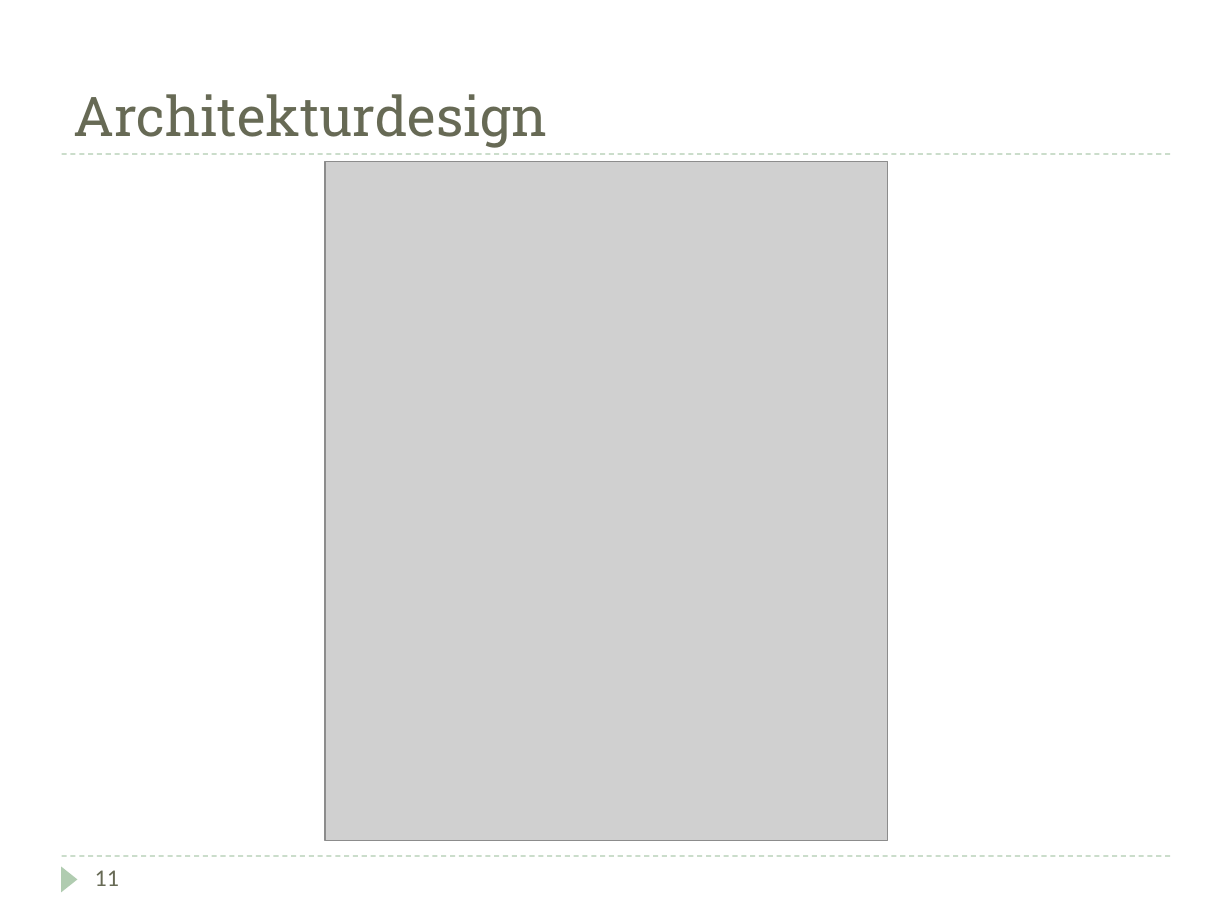
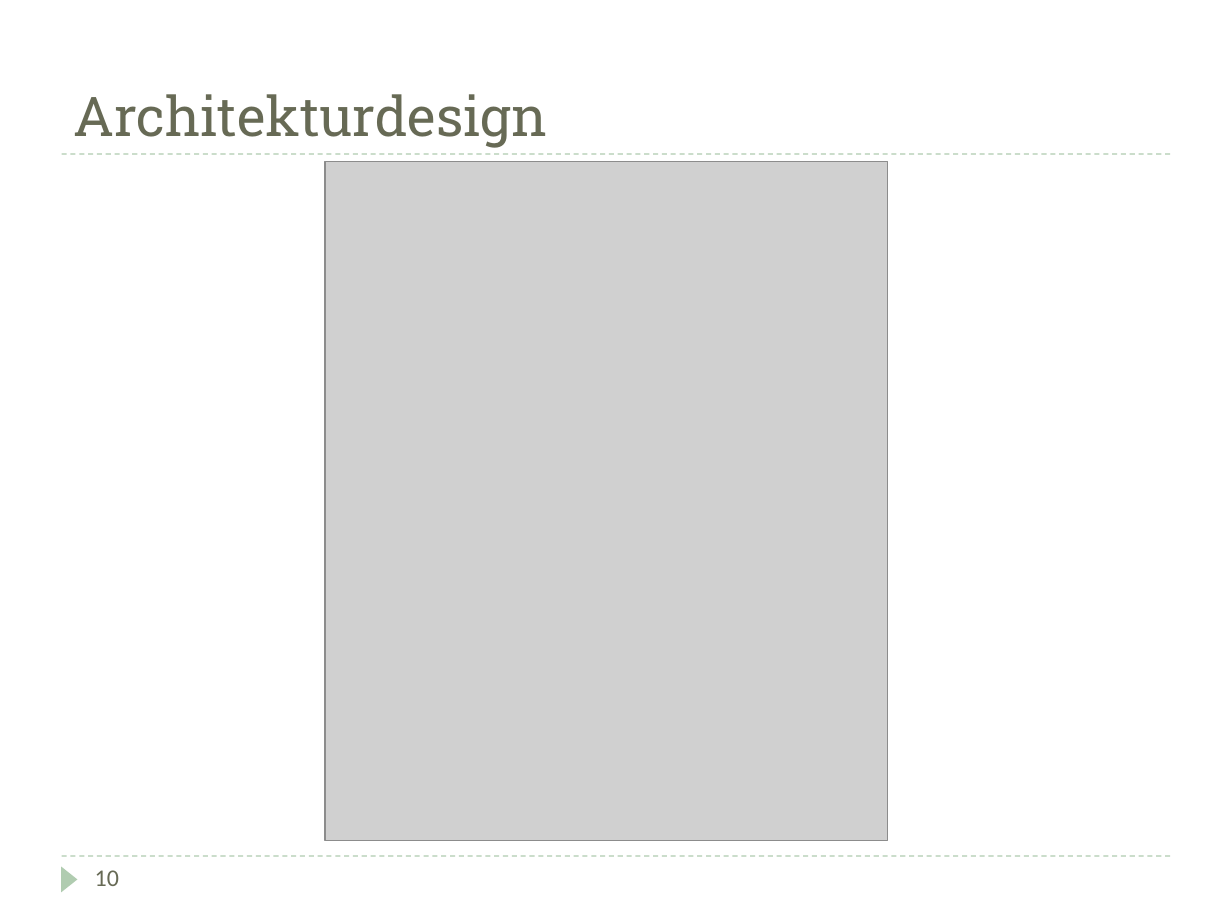
Before and after one commit to DarksideCode/Inventory-Management-System, a slide deck: slide 11 of Doku/Präsentation.pptx (slide 12 before the commit). Drawn at 1232x924 pixels with LibreOffice and Linux fonts; fonts in the diff are those of the drawing; grey boxes stand for pictures. Boxes give left, top, right and bottom in pixels: in the first picture for what was removed or moved away, otherwise in the second. Text is boxed around its words. In the diff, an @@ line names an element or a change of style, - is before the commit and + after.

```diff
--- a/Doku/Präsentation.pptx
+++ b/Doku/Präsentation.pptx
@@ text at box(95, 870, 119, 886): text changed @@
-11
+10
```
Also in this commit, not shown: 9 other slides changed, 4 slides added, 4 slides removed, 2 other files.
